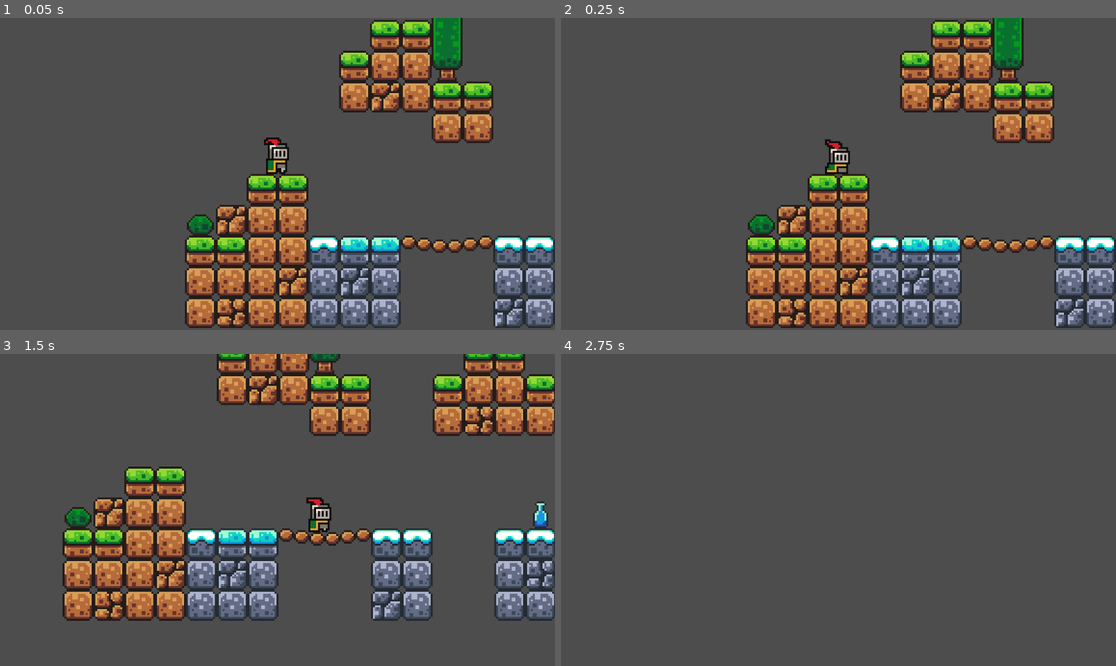
Above: before the commit, frames 1-4 (two rows, left to right).
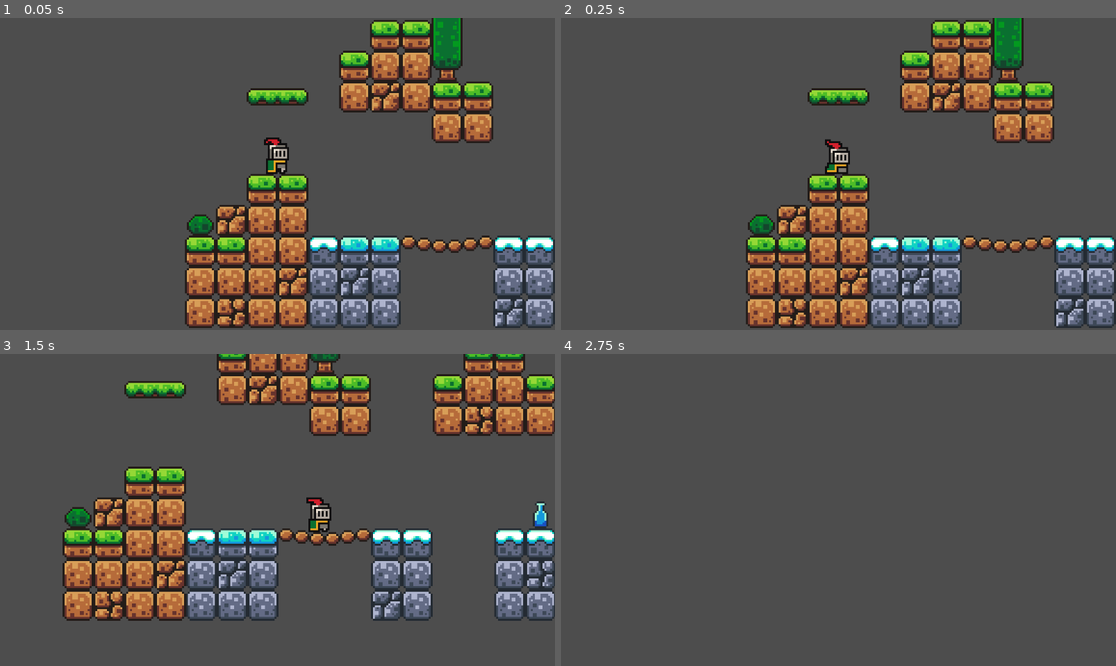
Above: after the commit, the same moments.

Repository: EthanPintoA/godot-basic-platformer
Game: Godot game, scene res://scenes/game.tscn
Same seed, same stepped clock (60 frames per second), same inputs: the game is played once before the commit and once after it.
Inputs:
- Up to frame 1 (0.05 s): no input
- Up to frame 2 (0.25 s): no input
- Up to frame 3 (1.5 s): tap Enter (ui_accept) at 0.5, 0.77 s; hold Right (ui_right) from 0.53 s (still down)
- Up to frame 4 (2.75 s): tap Enter (ui_accept) at 1.52 s; release Right (ui_right) at 2.03 s; hold Left (ui_left) from 2.03 s (still down)

The runs differ from the first frame. In frame 1, 0.6% of the frame differs, in the area x 44-56%, y 22-29%; in frame 2, 0.6%; in frame 3, 0.6%, in the area x 22-34%, y 8-15%; in frame 4, nothing differs.

Commit message:
Add platforms

Diff:
--- a/scenes/game.tscn
+++ b/scenes/game.tscn
@@ -1,7 +1,8 @@
-[gd_scene load_steps=5 format=3 uid="uid://eyi1m1iy3onu"]
+[gd_scene load_steps=9 format=3 uid="uid://eyi1m1iy3onu"]
 
 [ext_resource type="PackedScene" uid="uid://bylab1iy7h5q3" path="res://scenes/player.tscn" id="1_mv1dm"]
 [ext_resource type="Texture2D" uid="uid://gcjn6uk74myv" path="res://assets/sprites/world_tileset.png" id="2_ounuv"]
+[ext_resource type="PackedScene" uid="uid://d3cufq2aaa6eh" path="res://scenes/platform.tscn" id="3_wnd71"]
 
 [sub_resource type="TileSetAtlasSource" id="TileSetAtlasSource_cx64r"]
 texture = ExtResource("2_ounuv")
@@ -407,6 +408,44 @@
 physics_layer_0/collision_layer = 1
 sources/2 = SubResource("TileSetAtlasSource_cx64r")
 
+[sub_resource type="Animation" id="Animation_cmm6v"]
+resource_name = "move"
+length = 1.5
+loop_mode = 2
+tracks/0/type = "value"
+tracks/0/imported = false
+tracks/0/enabled = true
+tracks/0/path = NodePath(".:position")
+tracks/0/interp = 1
+tracks/0/loop_wrap = true
+tracks/0/keys = {
+"times": PackedFloat32Array(0, 1.5),
+"transitions": PackedFloat32Array(1, 1),
+"update": 0,
+"values": [Vector2(344, 8), Vector2(440, 8)]
+}
+
+[sub_resource type="Animation" id="Animation_x1r01"]
+length = 0.001
+tracks/0/type = "value"
+tracks/0/imported = false
+tracks/0/enabled = true
+tracks/0/path = NodePath(".:position")
+tracks/0/interp = 1
+tracks/0/loop_wrap = true
+tracks/0/keys = {
+"times": PackedFloat32Array(0),
+"transitions": PackedFloat32Array(1),
+"update": 0,
+"values": [Vector2(344, 8)]
+}
+
+[sub_resource type="AnimationLibrary" id="AnimationLibrary_e3iey"]
+_data = {
+"RESET": SubResource("Animation_x1r01"),
+"move": SubResource("Animation_cmm6v")
+}
+
 [node name="Game" type="Node"]
 
 [node name="Player" parent="." instance=ExtResource("1_mv1dm")]
@@ -418,4 +457,16 @@
 [node name="TileMap" type="TileMap" parent="."]
 tile_set = SubResource("TileSet_il6c5")
 format = 2
-layer_0/tile_data = PackedInt32Array(65535, 2, 0, 0, 2, 0, 1 …(1371 unchanged characters)… , 262162, 327682, 0, 262163, 262146, 1, 26, 131074, 2, 27, 131074, 0, 28, 131074, 0, 65562, 131074, 1, 65563, 131074, 1, 131099, 196610, 0, 131098, 131074, 1, 65564, 196610, 1, 131100, 131074, 1, 196635, 131074, 1, 196634, 131074, 1, 131101, 131074, 1, 131102, 131074, 1, 196638, 131074, 1, 196637, 131074, 1, 196636, 131074, 1, 262170, 131074, 1, 262171, 131074, 1, 262172, 131074, 1, 262173, 196610, 1, 262174, 131074, 1, -262139, 2, 5, -458747, 2, 3, -393211, 2, 4, -327675, 2, 4, 131069, 65538, 4, -65518, 327682, 6, 30, 196610, 7, 65566, 196610, 8, -262114, 131074, 4, -131042, 196610, 8, -65506, 196610, 8, 65548, 2, 8)
+layer_0/tile_data = PackedInt32Array(65535, 2, 0, 0, 2, 0, 1 …(1371 unchanged characters)… , 262162, 327682, 0, 262163, 262146, 1, -262139, 2, 5, -458747, 2, 3, -393211, 2, 4, -327675, 2, 4, 131069, 65538, 4, -65518, 327682, 6, 65548, 2, 8, 29, 131074, 2, 65565, 131074, 1, 131101, 131074, 1, 196637, 131074, 1, 262173, 131074, 1, 30, 131074, 0, 65566, 131074, 1, 131102, 196610, 0, 196638, 131074, 1, 262174, 131074, 1, 131103, 131074, 1, 196639, 131074, 1, 262175, 131074, 1, 131104, 131074, 1, 196640, 131074, 1, 262176, 196610, 1, 31, 131074, 0, 65567, 196610, 1, -262111, 131074, 4, -131039, 196610, 8, -65503, 196610, 8, 33, 196610, 7, 65569, 196610, 8, 131105, 131074, 1, 196641, 131074, 1, 262177, 131074, 1)
+
+[node name="Platform" parent="." instance=ExtResource("3_wnd71")]
+position = Vector2(0, -40)
+
+[node name="Platform2" parent="." instance=ExtResource("3_wnd71")]
+position = Vector2(344, 8)
+
+[node name="AnimationPlayer" type="AnimationPlayer" parent="Platform2"]
+libraries = {
+"": SubResource("AnimationLibrary_e3iey")
+}
+autoplay = "move"
--- /dev/null
+++ b/scenes/platform.tscn
@@ -0,0 +1,17 @@
+[gd_scene load_steps=3 format=3 uid="uid://d3cufq2aaa6eh"]
+
+[ext_resource type="Texture2D" uid="uid://c1lm30nixsgox" path="res://assets/sprites/platforms.png" id="1_y3333"]
+
+[sub_resource type="RectangleShape2D" id="RectangleShape2D_ll6jo"]
+size = Vector2(32, 8)
+
+[node name="Platform" type="AnimatableBody2D"]
+
+[node name="Sprite2D" type="Sprite2D" parent="."]
+texture = ExtResource("1_y3333")
+region_enabled = true
+region_rect = Rect2(16, 0, 32, 9)
+
+[node name="CollisionShape2D" type="CollisionShape2D" parent="."]
+shape = SubResource("RectangleShape2D_ll6jo")
+one_way_collision = true
--- a/scenes/player.tscn
+++ b/scenes/player.tscn
@@ -43,6 +43,7 @@
 radius = 5.0
 
 [node name="Player" type="CharacterBody2D"]
+z_index = 1
 script = ExtResource("1_rh0hk")
 
 [node name="AnimatedSprite2D" type="AnimatedSprite2D" parent="."]
